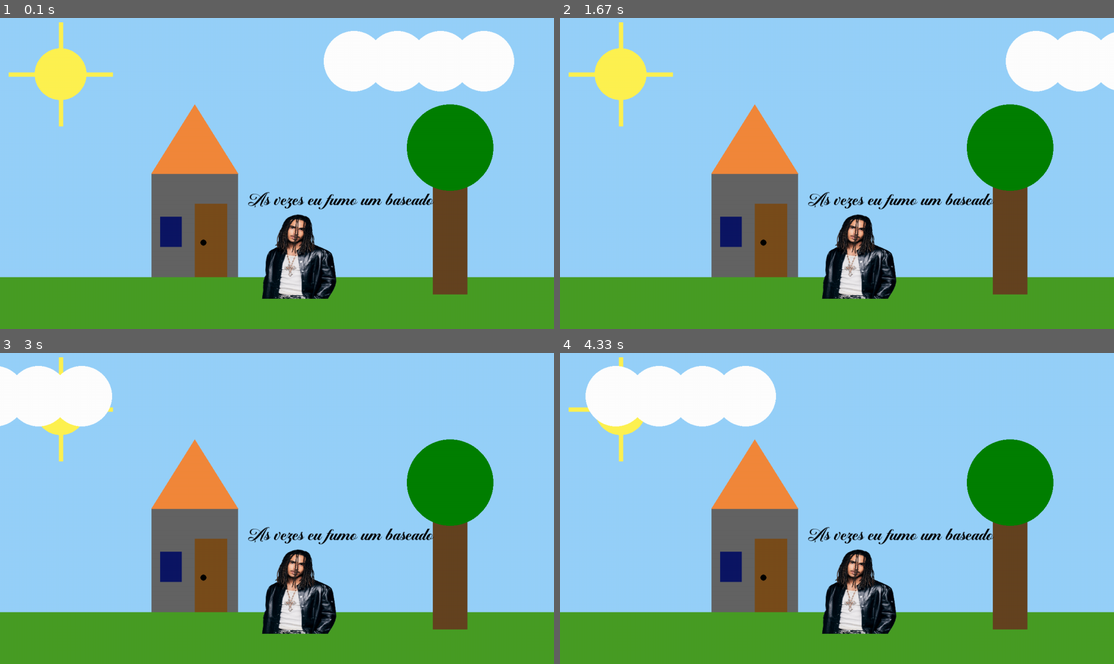
Above: before the commit, frames 1-4 (two rows, left to right).
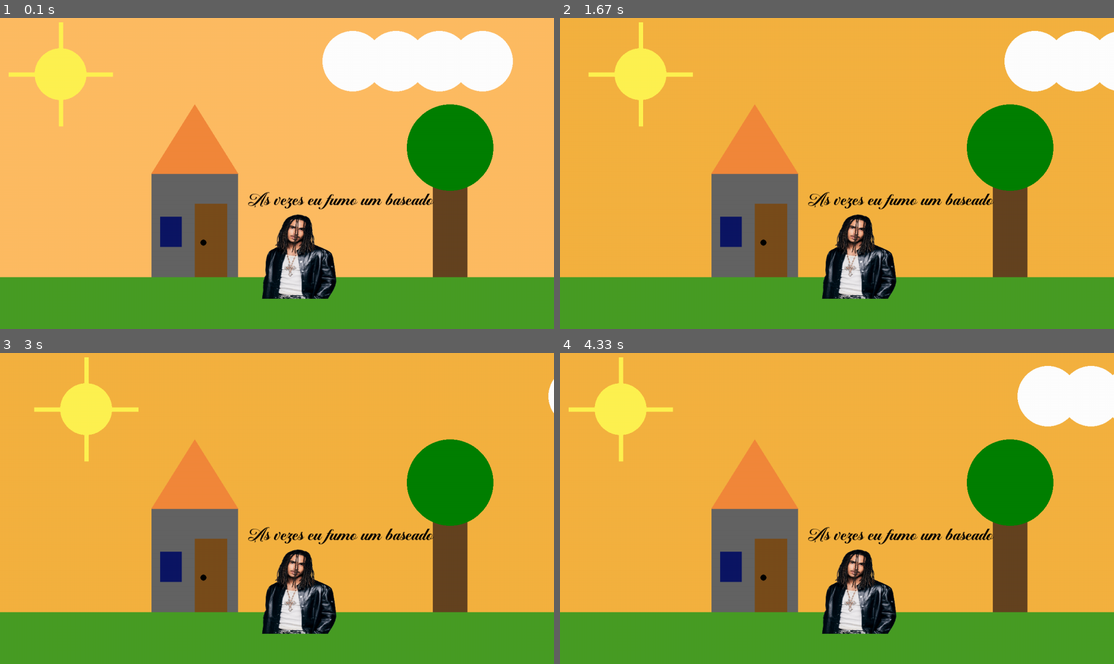
Above: after the commit, the same moments.

Repository: Cotoco25/inf1034_casinha_pygame
Game: pygame game, started from main.py
Same seed, same stepped clock (60 frames per second), same inputs: the game is played once before the commit and once after it.
Inputs (mouse positions are in pixels of both pictures, inside the frame that each line leads up to):
- Up to frame 1 (0.1 s): no input
- Up to frame 2 (1.67 s): tap Space at 0.33 s; click (1014, 164) at 0.72 s; hold D 1-1.47 s; right-click (892, 241) at 1.55 s
- Up to frame 3 (3 s): hold W 1.83-2.13 s; hold D 2.17-2.63 s; hold A from 2.67 s (still down)
- Up to frame 4 (4.33 s): release A at 3.2 s; hold A 3.23-3.63 s; click (692, 393) at 3.72 s; right-click (704, 446) at 4.05 s

The runs differ from the first frame. In frame 1, 63% of the frame differs, in the area x 0-100%, y 0-89%; in frame 2, 66%; in frame 3, 70%; in frame 4, 70%.

Commit message:
feito carai

Diff:
--- a/main.py
+++ b/main.py
@@ -6,12 +6,18 @@
 window = display.set_mode((1280,720))
 
 #fazer o fundo - RGB
-window.fill((151, 209, 250))
 
+
+
+raio_x = 140
+timer = 0
 nuvem_x=800
 nuvem_y=100
 velocidade_nuvem=3
-relogio=time.Clock()
+running = True
+velocidade_nuvem2=-3
+clock=time.Clock()
+
 
 matue_img = image.load("matue.png")
 matue_img = transform.scale(matue_img, (180,200))
@@ -21,40 +27,126 @@
 mixer.music.load("matue.mp3")
 mixer.music.play(-1)
 
+feijao = mixer.Sound("feijao-com-farinha.mp3")
+baby1 = mixer.Sound("baby1.mp3")
+baby2 = mixer.Sound("baby2.mp3")
+baby3 = mixer.Sound("baby3.mp3")
+
 #programa para fazer o programa fechar com o X do windows
 #se for desenhar alguma coisa, desenhar a partir do sys.exit()
-while True:
+modo_fundo = False
+background_color = (255, 188, 99)
+
+while running:
+    clock.tick(60)
+    key_pressed = key.get_pressed()
+
     for ev in event.get():
         if ev.type == QUIT:
             quit()
+            running = False
             sys.exit()
-    window.fill((151, 209, 250))
-#desenhar a partir daqui
+
+        if ev.type == KEYDOWN:
+            key_pressed = ev.key
+            if key_pressed == K_SPACE:
+                modo_fundo = not modo_fundo
+
+
+        if ev.type == KEYDOWN:
+            if background_color == (255, 188, 99):
+                if key_pressed == K_w:
+                    baby1.play()
+
+        if ev.type == KEYDOWN:
+            if background_color == (151, 209, 250):
+                if key_pressed == K_w:
+                    baby2.play()
+
+        if ev.type == KEYDOWN:
+            if background_color == (13, 29, 92):
+                if key_pressed == K_w:
+                    baby3.play()
+
+        if ev.type == KEYDOWN:
+            if background_color == (245,178,64):
+                if key_pressed == K_w:
+                    feijao.play()
+
+
+        if modo_fundo:
+            background_color = (245,178,64)
+        else:
+            if raio_x >= 500 and raio_x < 900:
+                background_color = (151, 209, 250)
+            elif raio_x >= 900:
+                background_color = (13, 29, 92)
+            else:
+                background_color = (255, 188, 99)
+
+
+
+
+    ##update
+    dt = clock.get_time()/1000
+    keys = key.get_pressed()
+
+
+
+
+
+
+    #teclas
+    if raio_x <1350:
+        if keys[K_d]:
+            raio_x = raio_x + 100 *dt
+    if raio_x > -50:
+        if keys[K_a]:
+            raio_x = raio_x - 100 *dt
+
+    if raio_x <1350:
+        if ev.type == MOUSEBUTTONDOWN:
+            if ev.button == 1:
+                raio_x = raio_x + 100 *dt
+
+    if raio_x > -50:
+        if ev.type == MOUSEBUTTONDOWN:
+            if ev.button == 3:
+                raio_x = raio_x - 100 *dt
+
+
+    #desenhar a partir daqui
+
+    window.fill(background_color)
+
+
+    draw.line(window, (255, 242, 81), (raio_x - 60,130), (raio_x - 120,130), 10)
+    draw.line(window, (255, 242, 81), (raio_x +60 ,130), (raio_x + 120,130), 10)
+    draw.line(window, (255, 242, 81), (raio_x,190), (raio_x,250), 10)
+    draw.line(window, (255, 242, 81), (raio_x,70), (raio_x,10), 10)
+    draw.rect(window, (101, 67, 33), (1000, 240, 80, 400))
+    draw.circle(window, (0, 128, 0), (1040,300), 100)
     draw.rect(window, (72, 157, 37), (0,600,1280,220))
     draw.rect(window, (100, 100, 100), (350, 360,200,240))
-    draw.circle(window, (255, 242, 81), (140,130), 60)
+    draw.circle(window, (255, 242, 81), (raio_x,130), 60)
     draw.polygon(window, (242, 136, 59), ((350,360),(550,360),(450,200)))
     draw.rect(window, (13, 22, 100), (370, 460,50,70))
     draw.rect(window, (121, 77, 27), (450, 430,75,170))
     draw.circle(window, (0,0,0), (470,520), 7)
-    draw.line(window, (255, 242, 81), (80,130), (20,130), 10)
-    draw.line(window, (255, 242, 81), (200,130), (260,130), 10)
-    draw.line(window, (255, 242, 81), (140,190), (140,250), 10)
-    draw.line(window, (255, 242, 81), (140,70), (140,10), 10)
-    draw.rect(window, (101, 67, 33), (1000, 240, 80, 400))
-    draw.circle(window, (0, 128, 0), (1040,300), 100)
-
 
     #nuvem
     nuvem_x += velocidade_nuvem
 
-    if nuvem_x > 1300:
-        nuvem_x = -150
+    if nuvem_x <= -380 or nuvem_x >= 1350:
+        velocidade_nuvem = -velocidade_nuvem
 
-    draw.circle(window, (255,255,255), (nuvem_x,100),(70))
-    draw.circle(window, (255,255,255), (nuvem_x+100,100),(70))
-    draw.circle(window, (255,255,255), (nuvem_x+200,100),(70))
-    draw.circle(window, (255,255,255), (nuvem_x+300,100),(70))
+    #if nuvem_x > 1350:
+    #    nuvem_x = -350
+
+    draw.circle(window, (255,255,255), (nuvem_x,nuvem_y),(70))
+    draw.circle(window, (255,255,255), (nuvem_x+100,nuvem_y),(70))
+    draw.circle(window, (255,255,255), (nuvem_x+200,nuvem_y),(70))
+    draw.circle(window, (255,255,255), (nuvem_x+300,nuvem_y),(70))
 
 
     #desenhar imagem
@@ -65,4 +157,3 @@
     window.blit(batman_text, (570,400))
 
     display.update()
-    relogio.tick(60)
Not shown, added: baby1.mp3
Not shown, added: baby2.mp3
Not shown, added: baby3.mp3
Not shown, added: feijao-com-farinha.mp3
Not shown, added: ifood.mp3
